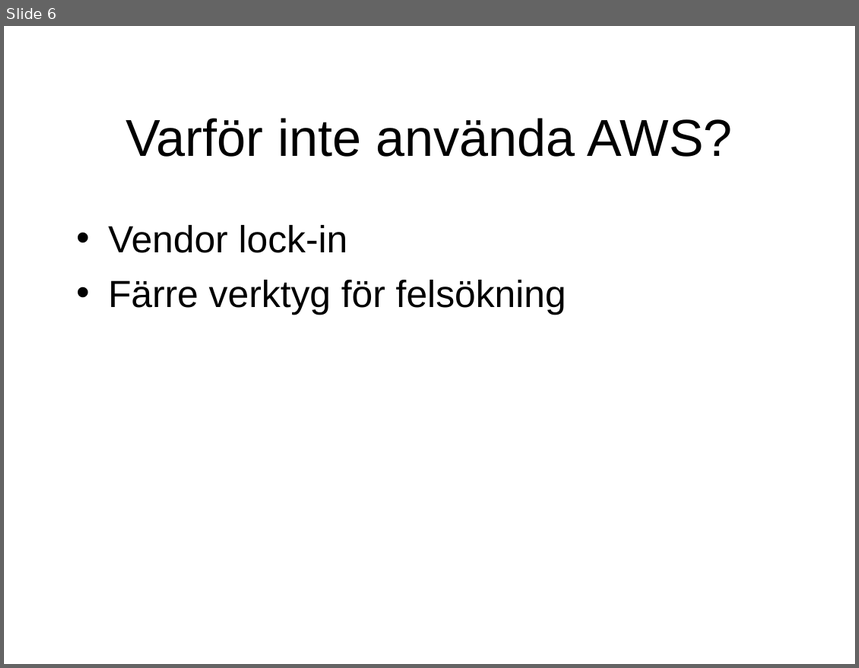
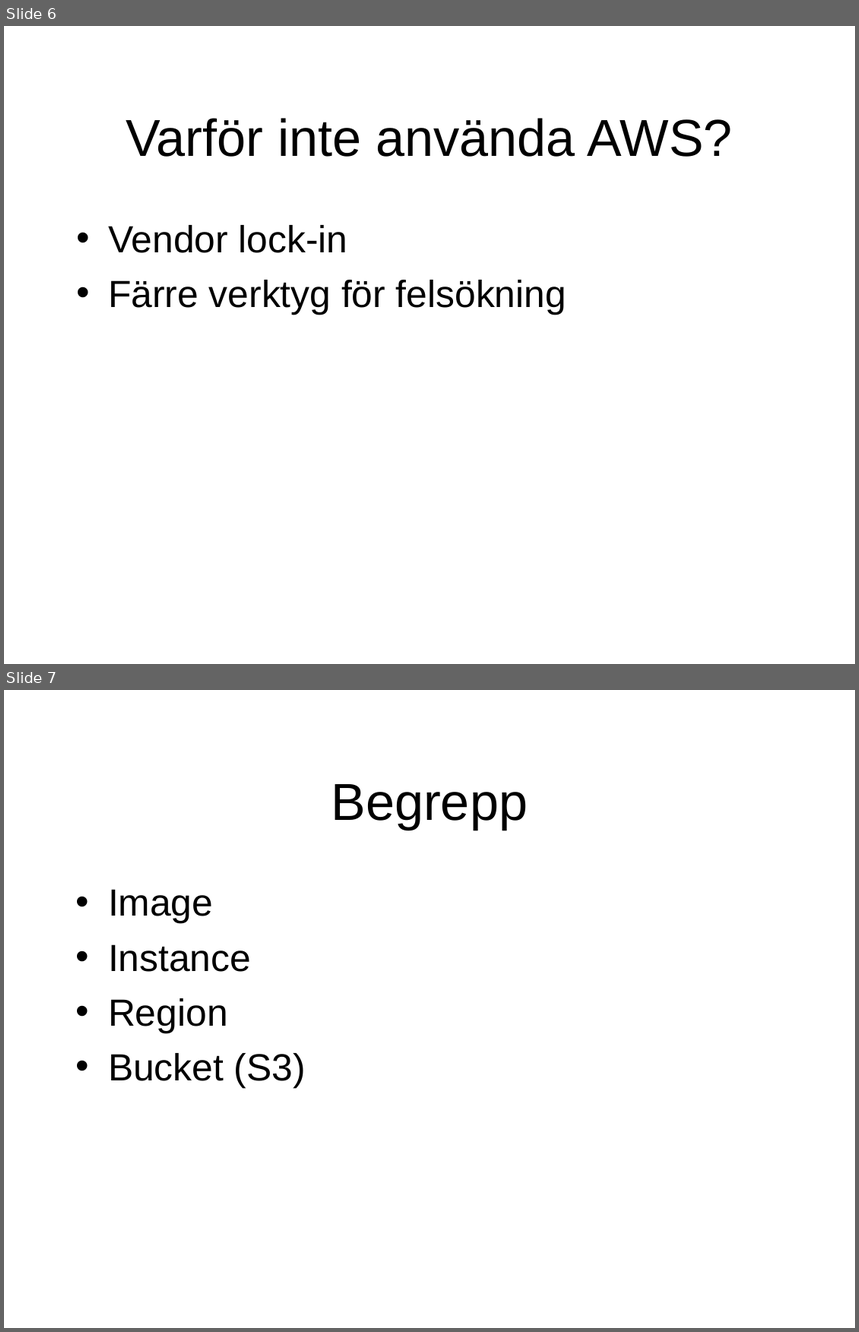
Before and after one commit to niklaslind/EC2_lab, a slide deck: doc/EC2_lab_1.ppt. Shown one above the other, each under a label of ours: slide 6 before the commit, slides 6 and 7 after it. The pictures are 859x668 and 859x1332 pixels, drawn with LibreOffice and Linux fonts; fonts in the diff are those of the drawing. Boxes give left, top, right and bottom in pixels: in the first picture for what was removed or moved away, otherwise in the second. Text is boxed around its words. In the diff, an @@ line names an element or a change of style, - is before the commit and + after.

```diff
--- a/doc/EC2_lab_1.ppt
+++ b/doc/EC2_lab_1.ppt
@@ slide 7 added at box(4, 690, 855, 1328), background #FFFFFF @@
@@ title added at box(331, 784, 528, 830), 44 pt, text #000000 @@
+Begrepp
@@ text added at box(108, 889, 306, 1088), 32 pt, text #000000 @@
+• Image
+• Instance
+• Region
+• Bucket (S3)
```
Also in this commit, not shown: 1 slide changed, 1 other slide added, 4 other files.
